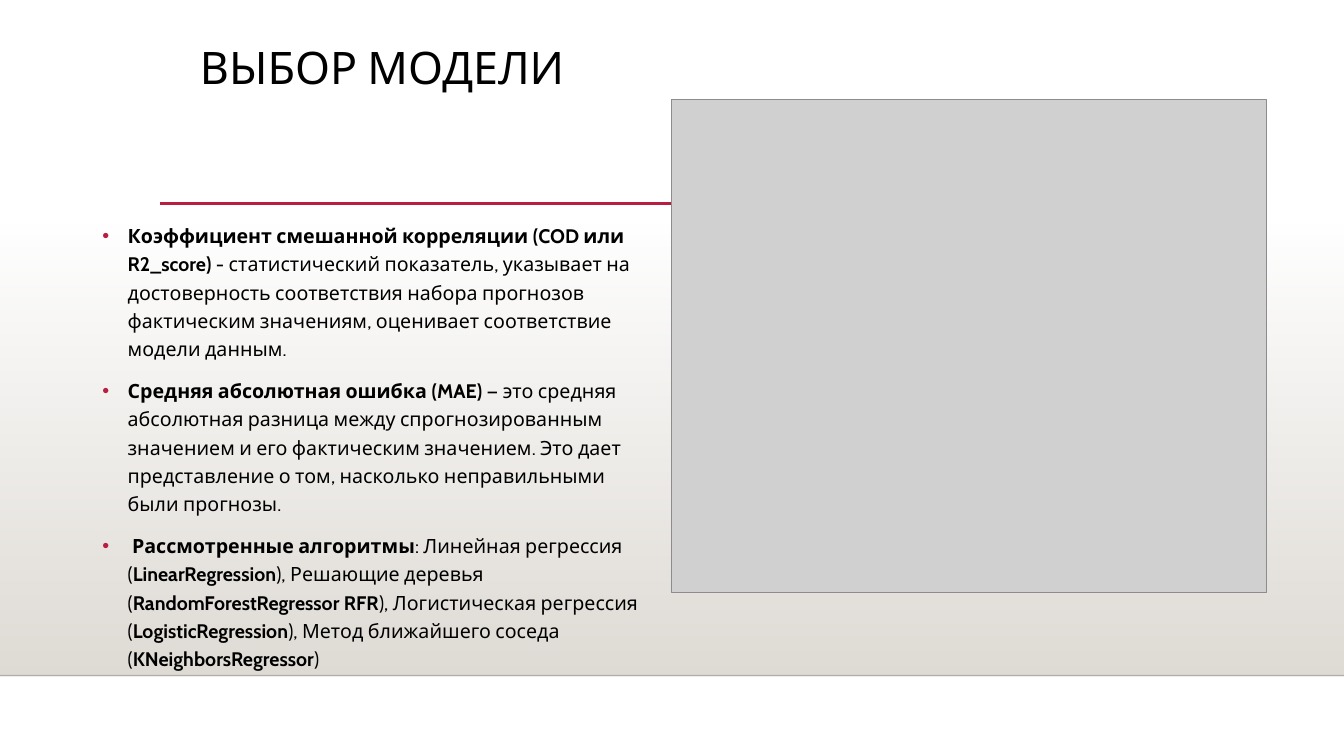
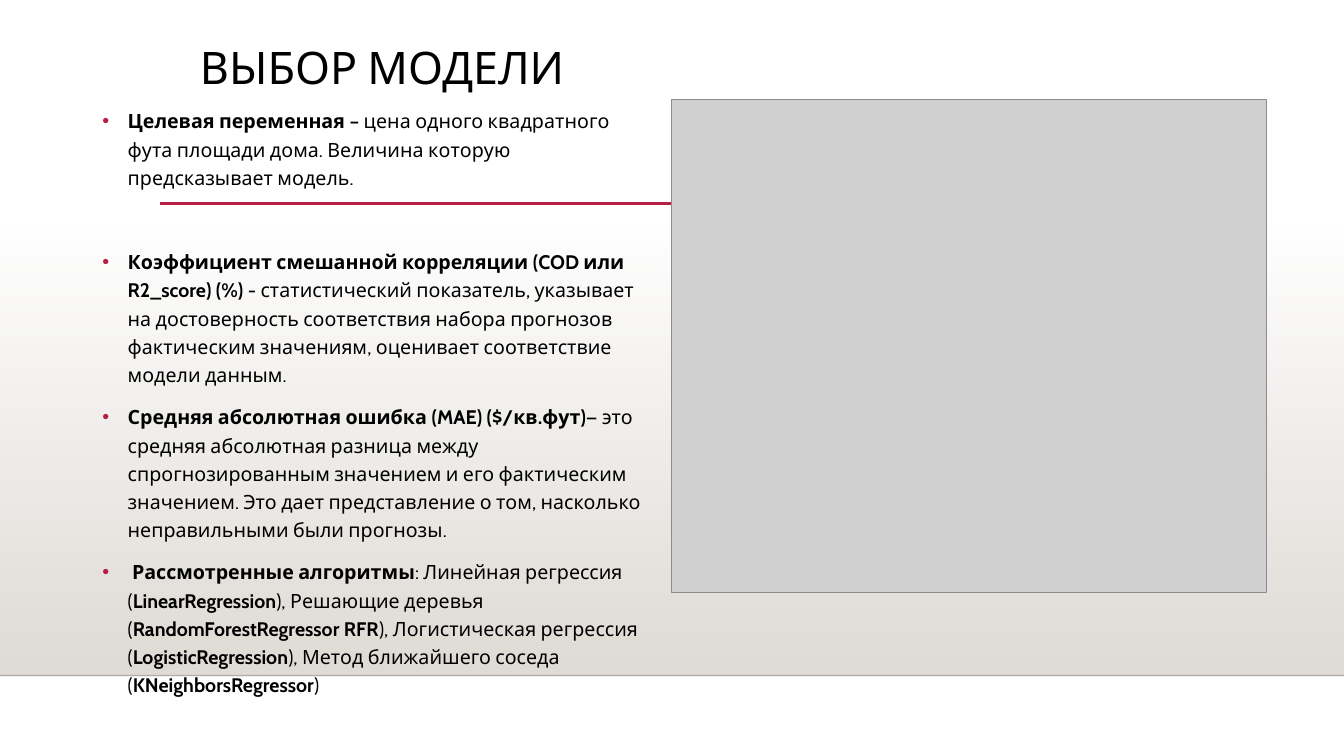
Before and after one commit to Sokolov-IM/sim-repo, a slide deck: slide 5 of Дипломный проект/Sokolov_presentation.pptx. Drawn at 1344x756 pixels with LibreOffice and Linux fonts; fonts in the diff are those of the drawing; grey boxes stand for pictures; background and template pictures are left out. Boxes give left, top, right and bottom in pixels: in the first picture for what was removed or moved away, otherwise in the second. Text is boxed around its words. In the diff, an @@ line names an element or a change of style, - is before the commit and + after.

```diff
--- a/Дипломный проект/Sokolov_presentation.pptx
+++ b/Дипломный проект/Sokolov_presentation.pptx
@@ text "Целевая переменная – цена одного ...": place and size @@
-text "Целевая переменная – цена одного ..." at (128, 227, 638, 671)
+text "Целевая переменная – цена одного ..." at (128, 114, 641, 669)
@@ text at (128, 114, 641, 542): text changed @@
-• Коэффициент смешанной корреляции (COD или R2_score) - статистический показатель, указывает на достоверность соответствия набора прогнозов фактическим значениям, оценивает соответствие модели данным.
-• Средняя абсолютная ошибка (MAE) — это средняя абсолютная разница между спрогнозированным значением и его фактическим значением. Это дает представление о том, насколько неправильными были прогнозы.
+• Целевая переменная – цена одного квадратного фута площади дома. Величина которую предсказывает модель.
+• Коэффициент смешанной корреляции (COD или R2_score) (%) - статистический показатель, указывает на достоверность соответствия набора прогнозов фактическим значениям, оценивает соответствие модели данным.
+• Средняя абсолютная ошибка (MAE) ($/кв.фут)— это средняя абсолютная разница между спрогнозированным значением и его фактическим значением. Это дает представление о том, насколько неправильными были прогнозы.
```
Also in this commit, not shown: 3 other slides changed, 1 slide added.
